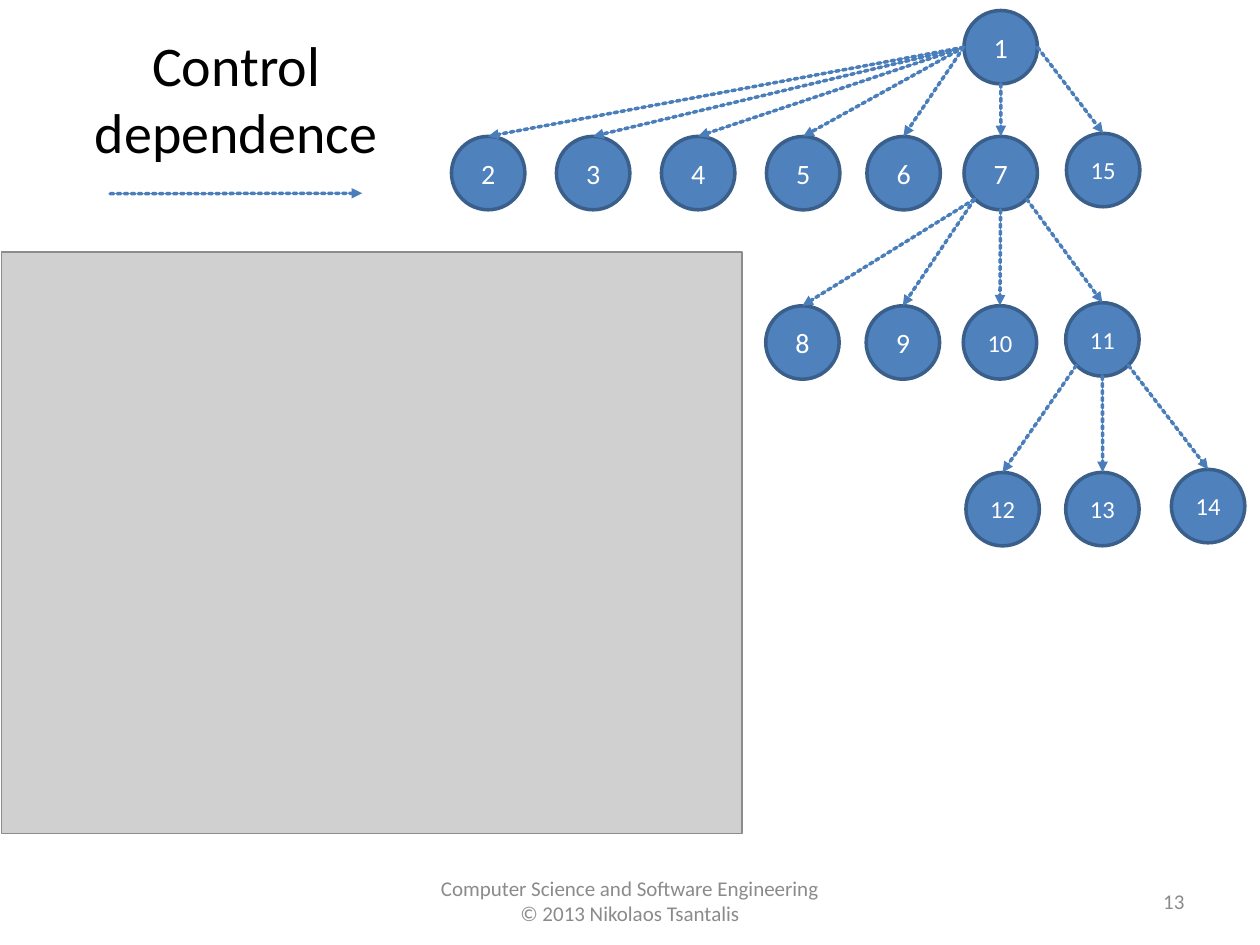
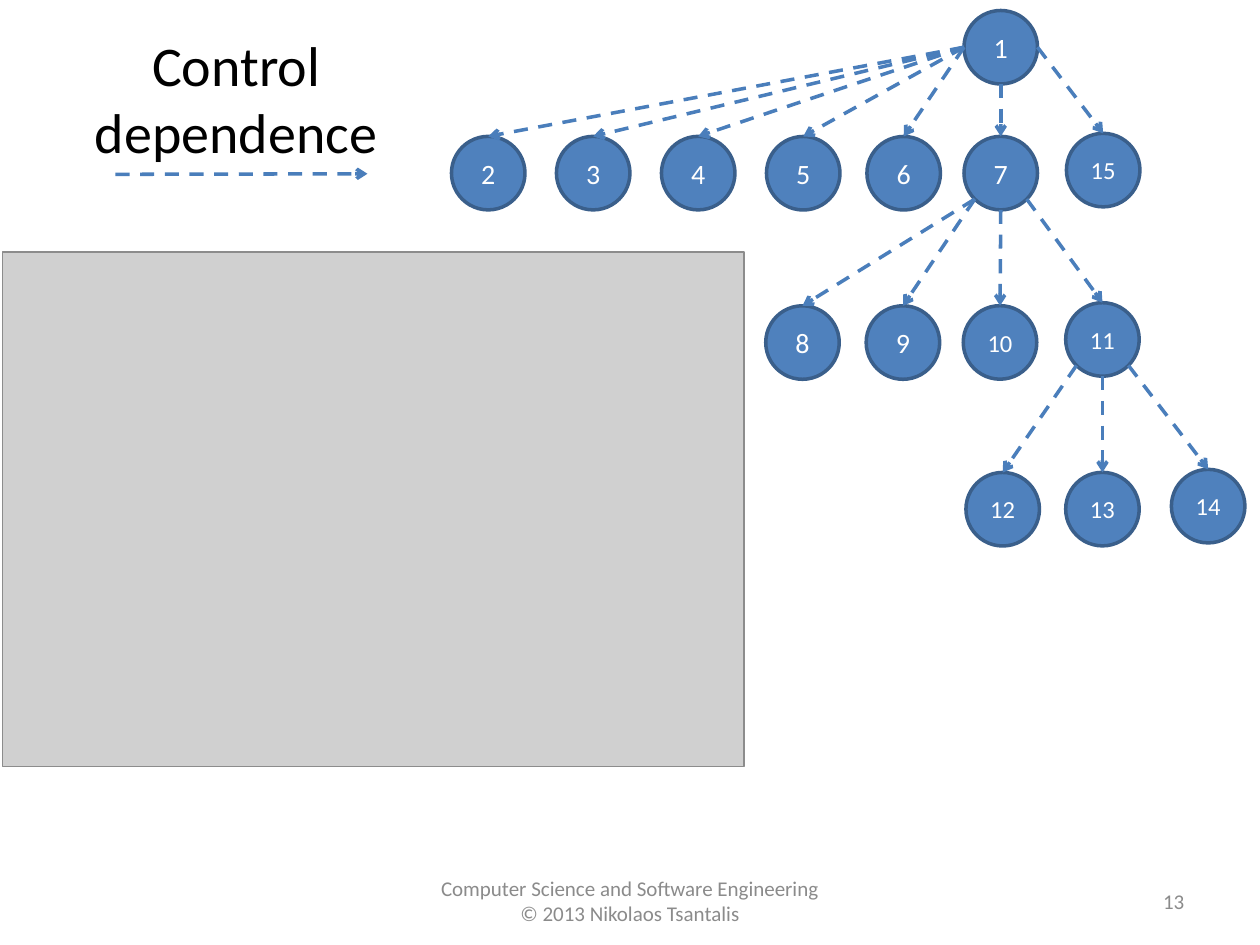
Before and after one commit to tajmilur-rahman/SOEN6611, a slide deck: slide 13 of lectures/lec3/Slice-based_Cohesion.pptx. Drawn at 1260x945 pixels with LibreOffice and Linux fonts; fonts in the diff are those of the drawing; grey boxes stand for pictures. Boxes give left, top, right and bottom in pixels: in the first picture for what was removed or moved away, otherwise in the second. Text is boxed around its words. In the diff, an @@ line names an element or a change of style, - is before the commit and + after.

```diff
--- a/lectures/lec3/Slice-based_Cohesion.pptx
+++ b/lectures/lec3/Slice-based_Cohesion.pptx
@@ arrow (964, 48) - (489, 136): stroke #4A7EBB 2.01 pt to #4B7EBC 2 pt dashed; arrowheads changed @@
@@ arrow (964, 48) - (593, 136): stroke #4A7EBB 2.01 pt to #4B7EBC 2 pt dashed; arrowheads changed @@
@@ arrow (964, 48) - (698, 136): stroke #4A7EBB 2.01 pt to #4B7EBC 2 pt dashed; arrowheads changed @@
@@ arrow (964, 48) - (804, 136): stroke #4A7EBB 2.01 pt to #4B7EBC 2 pt dashed; arrowheads changed @@
@@ arrow (964, 48) - (903, 136): stroke #4A7EBB 2.01 pt to #4B7EBC 2 pt dashed; arrowheads changed @@
@@ arrow (1037, 48) - (1104, 134): stroke #4A7EBB 2.01 pt to #4B7EBC 2 pt dashed; arrowheads changed @@
@@ arrow (1000, 84) - (1000, 136): stroke #4A7EBB 2.01 pt to #4B7EBC 2 pt dashed; arrowheads changed @@
@@ arrow moved from (110, 194) - (362, 193) to (116, 174) - (368, 174) @@
@@ arrow (116, 174) - (368, 174): stroke #4A7EBB 2.01 pt to #4B7EBC 2 pt dashed; arrowheads changed @@
@@ arrow (975, 199) - (803, 306): stroke #4A7EBB 2.01 pt to #4B7EBC 2 pt dashed; arrowheads changed @@
@@ arrow (975, 199) - (903, 306): stroke #4A7EBB 2.01 pt to #4B7EBC 2 pt dashed; arrowheads changed @@
@@ arrow (1027, 199) - (1102, 302): stroke #4A7EBB 2.01 pt to #4B7EBC 2 pt dashed; arrowheads changed @@
@@ arrow (1000, 210) - (1000, 306): stroke #4A7EBB 2.01 pt to #4B7EBC 2 pt dashed; arrowheads changed @@
@@ picture resized from (x1=1, y1=252, x2=741, y2=833) to (x1=3, y1=252, x2=745, y2=766) @@
@@ outline #3A5F8B 2.01 pt to #3A5F8C 2 pt in 5 elements at (x1=451, y1=136, x2=524, y2=209), (x1=557, y1=136, x2=630, y2=209), (x1=964, y1=10, x2=1037, y2=83), (x1=964, y1=136, x2=1037, y2=209), (x1=1066, y1=302, x2=1139, y2=375) @@
@@ arrow (1076, 365) - (1003, 472): stroke #4A7EBB 2.01 pt to #4B7EBC 2 pt dashed; arrowheads changed @@
@@ arrow (1102, 377) - (1102, 472): stroke #4A7EBB 2.01 pt to #4B7EBC 2 pt dashed; arrowheads changed @@
@@ arrow (1129, 365) - (1208, 470): stroke #4A7EBB 2.01 pt to #4B7EBC 2 pt dashed; arrowheads changed @@
```
Also in this commit, not shown: 21 other slides changed, 12 other files.
